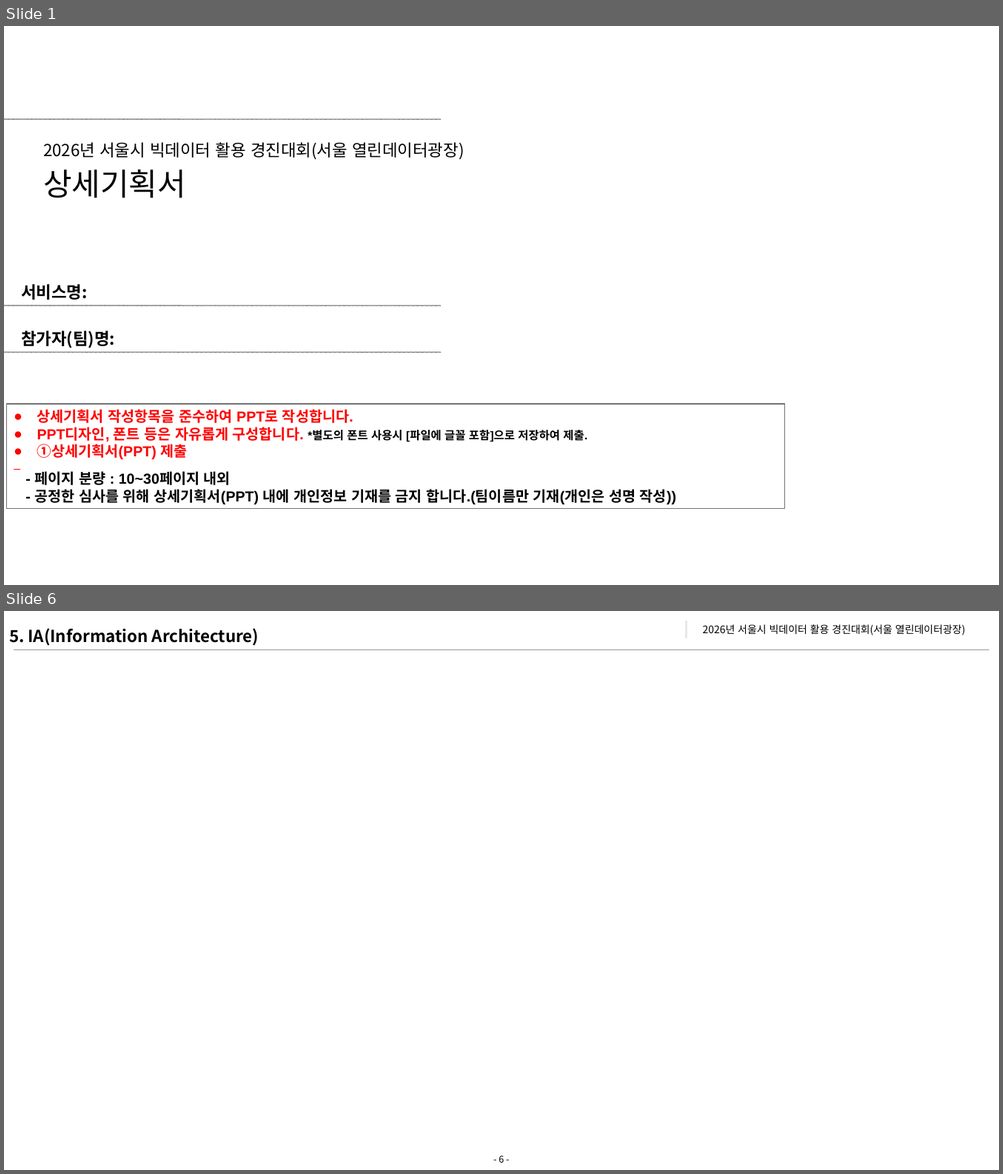
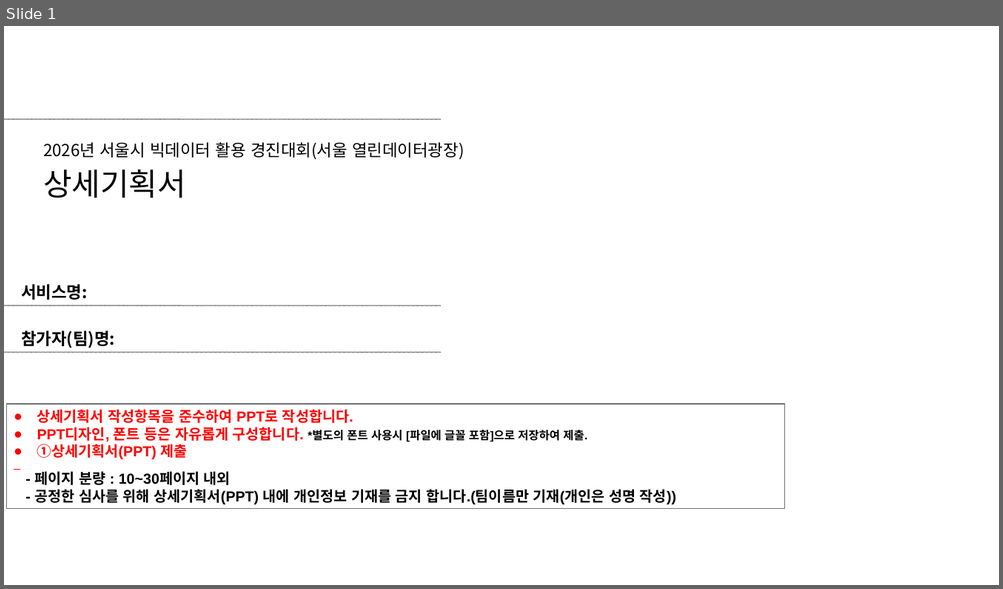
Before and after one commit to 2026-DSLab/2026-Seoul-Bigdata-Contest, a slide deck: 제출서류/[2026 서울시 빅데이터 활용 경진대회_창업부분]_팀명_서비스명_상세기획서.ppt. Shown one above the other, each under a label of ours: slides 1 and 6 before the commit, slide 1 after it; the slides between them are not shown. The pictures are 1003x1174 and 1003x589 pixels, drawn with LibreOffice and Linux fonts; fonts in the diff are those of the drawing; background and template pictures are left out. Boxes give left, top, right and bottom in pixels: in the first picture for what was removed or moved away, otherwise in the second. Text is boxed around its words. In the diff, an @@ line names an element or a change of style, - is before the commit and + after.

```diff
--- a/제출서류/[2026 서울시 빅데이터 활용 경진대회_창업부분]_팀명_서비스명_상세기획서.ppt
+++ b/제출서류/[2026 서울시 빅데이터 활용 경진대회_창업부분]_팀명_서비스명_상세기획서.ppt
@@ slide 6 removed at box(4, 611, 999, 1170), background #FFFFFF @@
@@ text removed at box(9, 628, 259, 646) @@
-5. IA(Information Architecture)
@@ rectangle removed at box(684, 620, 688, 640) @@
@@ text removed at box(703, 624, 965, 635) @@
-2026년 서울시 빅데이터 활용 경진대회(서울 열린데이터광장)
@@ line removed from (14, 649) to (988, 649) @@
@@ page number removed at box(498, 1156, 504, 1163) @@
-- 6 -
```
Also in this commit, not shown: 19 slides added, 6 other slides removed.
